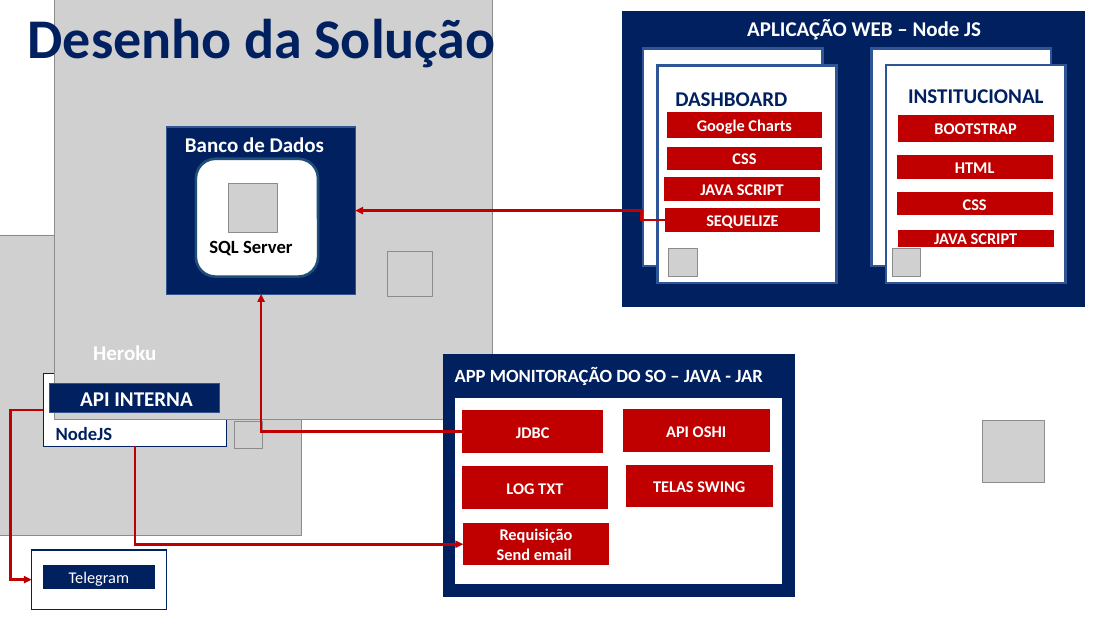
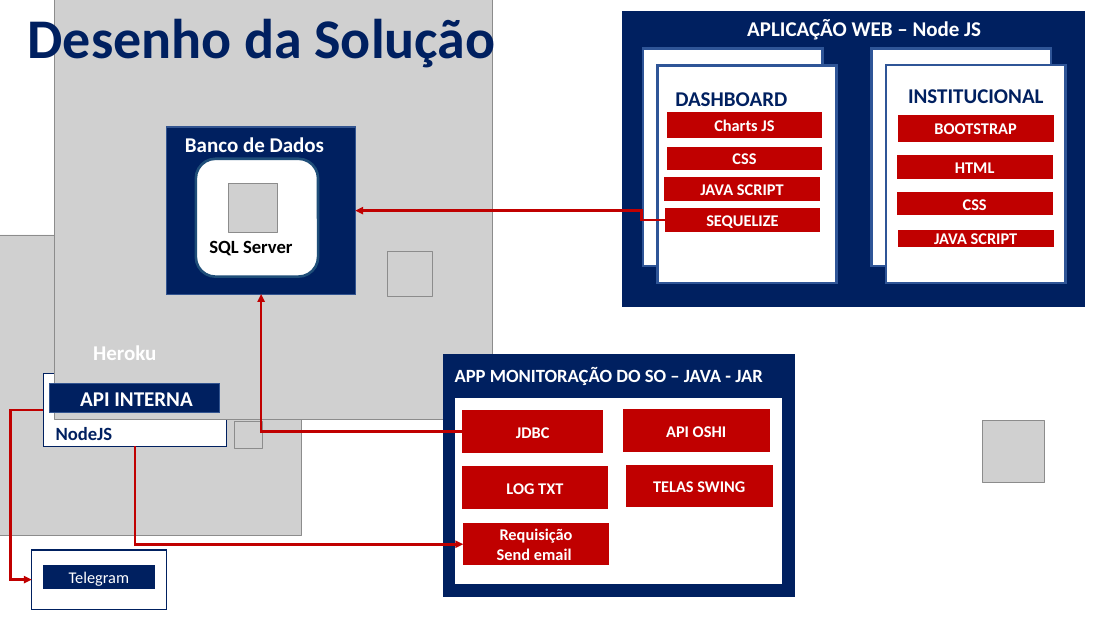
Before and after one commit to andretorellibandtec/Bilhete-unico, a slide deck: slide 1 of Documentação/DesenhoSolucao/Desenho_Solução.pptx. Drawn at 1120x630 pixels with LibreOffice and Linux fonts; fonts in the diff are those of the drawing; grey boxes stand for pictures. Boxes give left, top, right and bottom in pixels: in the first picture for what was removed or moved away, otherwise in the second. Text is boxed around its words. In the diff, an @@ line names an element or a change of style, - is before the commit and + after.

```diff
--- a/Documentação/DesenhoSolucao/Desenho_Solução.pptx
+++ b/Documentação/DesenhoSolucao/Desenho_Solução.pptx
@@ text in rectangle at (714, 119, 774, 131): text changed @@
-Google Charts
+Charts JS
@@ picture removed at (669, 249, 697, 277) @@
@@ picture removed at (893, 249, 922, 277) @@
```
Also in this commit, not shown: 1 other file.
